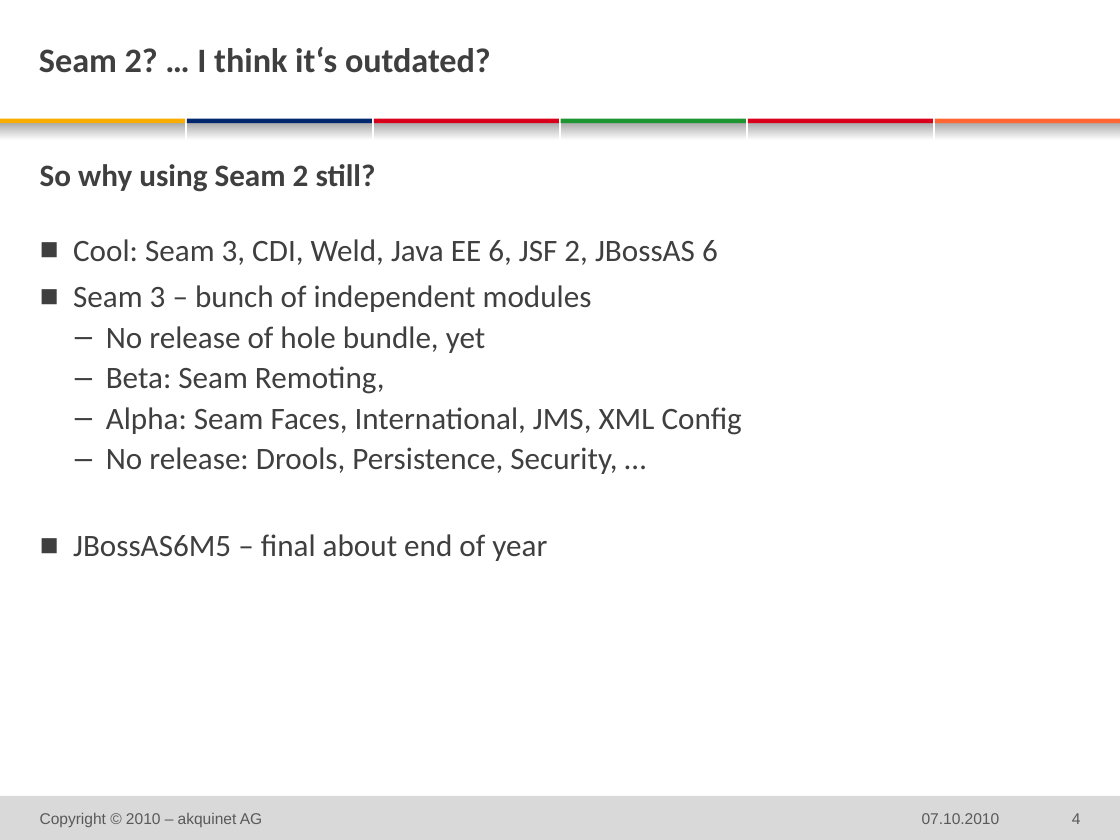
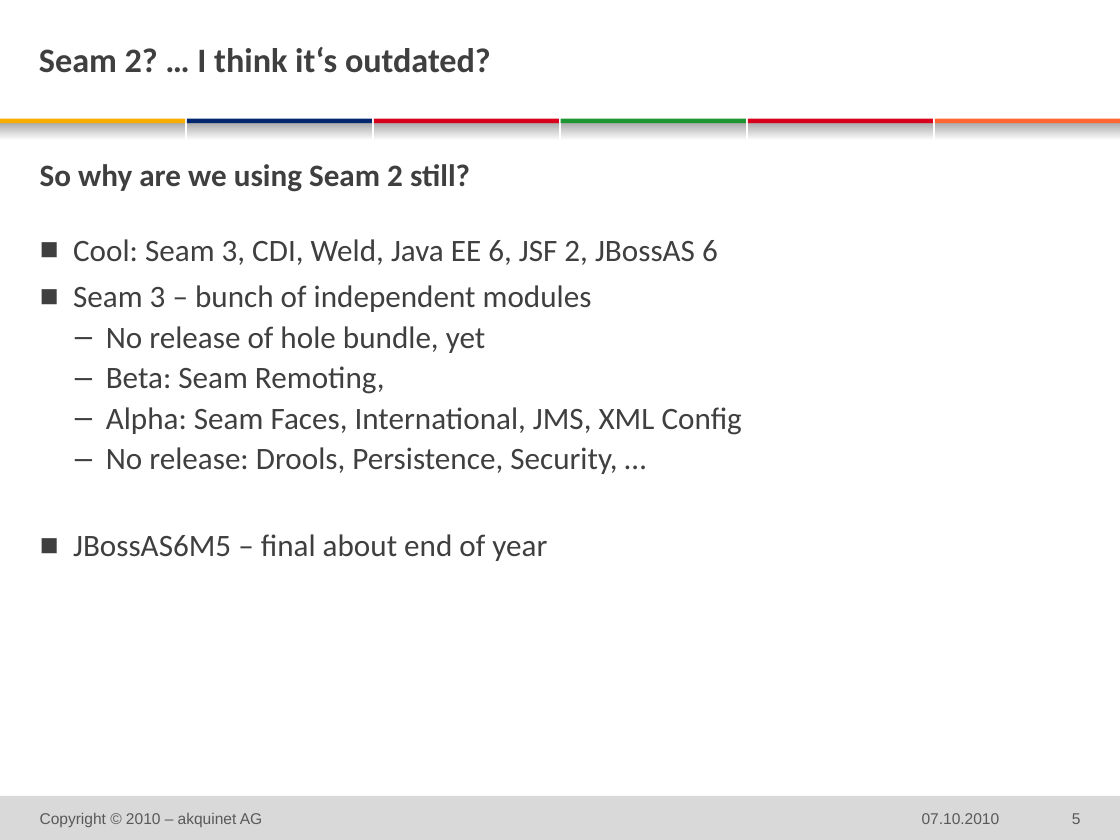
Before and after one commit to michaelschuetz/seamArquillian-judcon2010, a slide deck: slide 5 of doc/judcon_SeamArquillian.pptx (slide 4 before the commit). Drawn at 1120x840 pixels with LibreOffice and Linux fonts; fonts in the diff are those of the drawing; background and template pictures are left out. Boxes give left, top, right and bottom in pixels: in the first picture for what was removed or moved away, otherwise in the second. Text is boxed around its words. In the diff, an @@ line names an element or a change of style, - is before the commit and + after.

Commit message:
slides - version 4

```diff
--- a/doc/judcon_SeamArquillian.pptx
+++ b/doc/judcon_SeamArquillian.pptx
@@ text at (40, 164, 470, 192): text changed @@
-So why using Seam 2 still?
+So why are we using Seam 2 still?
@@ page number at (1072, 813, 1081, 824): text changed @@
-4
+5
```
Also in this commit, not shown: 1 slide added.
